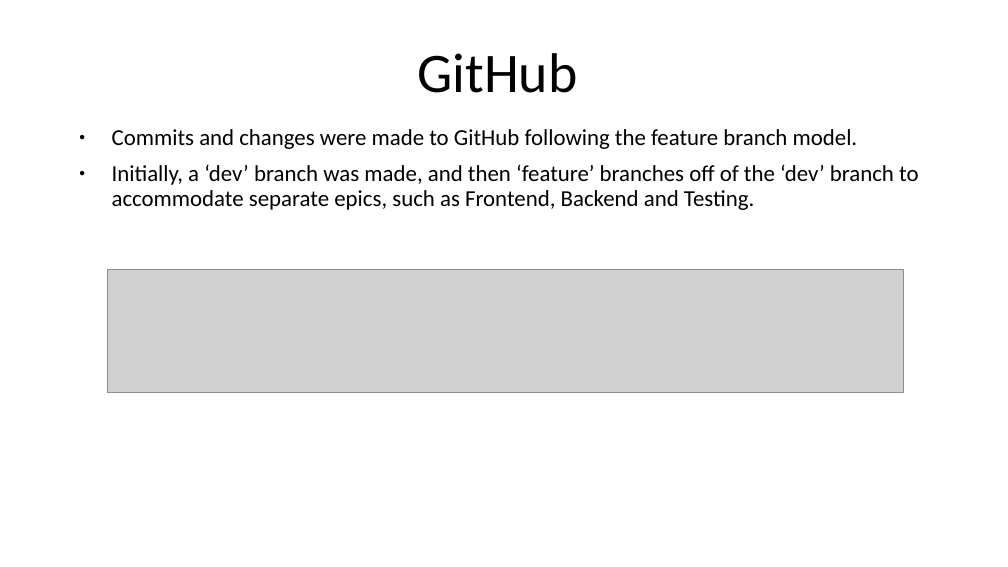
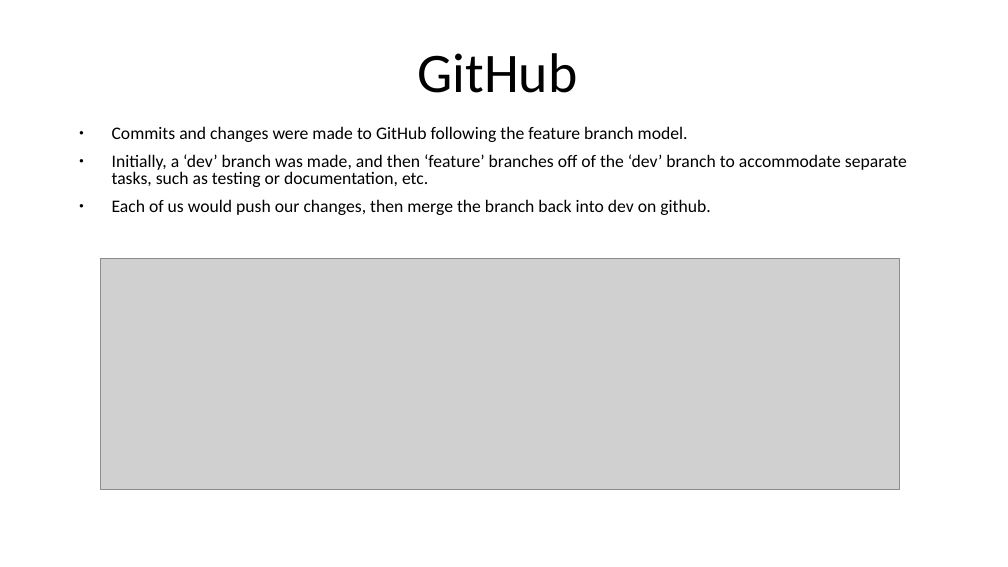
Before and after one commit to Peter-Dagley/Movie-Website, a slide deck: slide 8 of Documentation/Cinema Project Presentation.odp. Drawn at 1008x567 pixels with LibreOffice and Linux fonts; fonts in the diff are those of the drawing; grey boxes stand for pictures. Boxes give left, top, right and bottom in pixels: in the first picture for what was removed or moved away, otherwise in the second. Text is boxed around its words. In the diff, an @@ line names an element or a change of style, - is before the commit and + after.

Commit message:
updated presentation

```diff
--- a/Documentation/Cinema Project Presentation.odp
+++ b/Documentation/Cinema Project Presentation.odp
@@ text at (x1=112, y1=126, x2=688, y2=142): size 18 to 13.9 pt in "Commits and changes were made to GitHub ..."; line spacing 0.9 to 0.8 @@
@@ text at (x1=112, y1=154, x2=907, y2=215): text changed; size 18 to 13.9 pt @@
-● Initially, a ‘dev’ branch was made, and then ‘feature’ branches off of the ‘dev’ branch to accommodate separate epics, such as Frontend, Backend and Testing.
+● Initially, a ‘dev’ branch was made, and then ‘feature’ branches off of the ‘dev’ branch to accommodate separate tasks, such as testing or documentation, etc.
+● Each of us would push our changes, then merge the branch back into dev on github.
@@ picture resized from (x1=108, y1=270, x2=904, y2=392) to (x1=101, y1=258, x2=900, y2=489) @@
```
Also in this commit, not shown: 6 other slides changed, 5 slides added, 6 slides removed.
